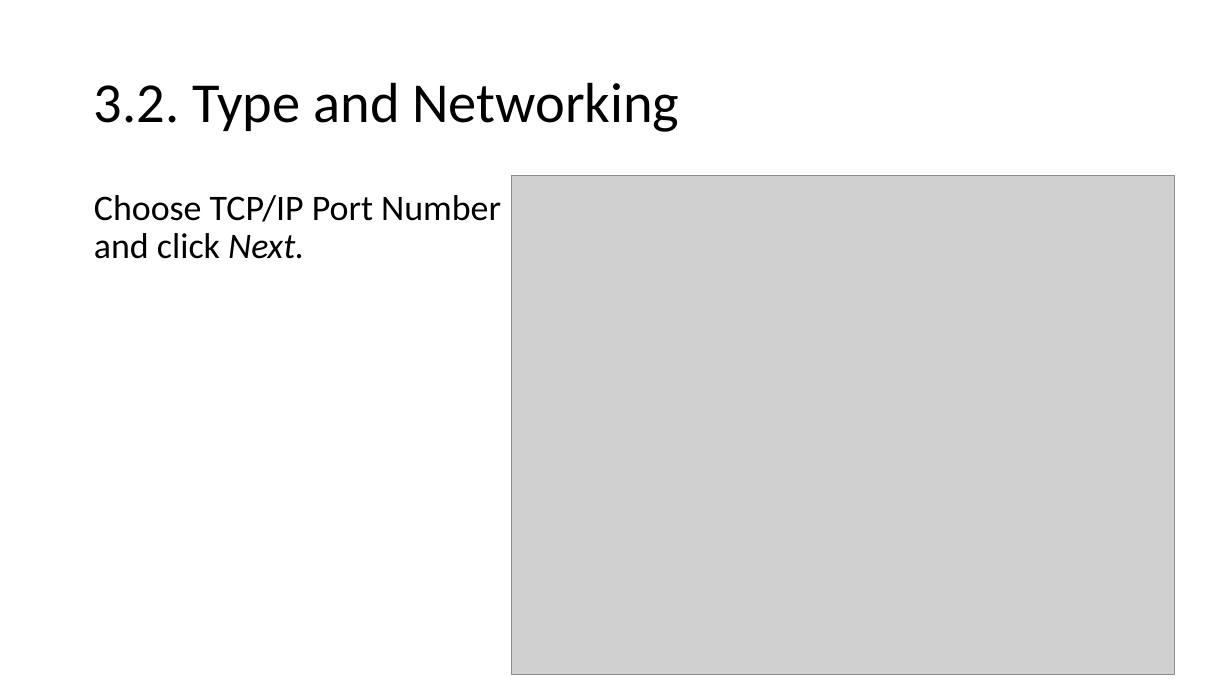
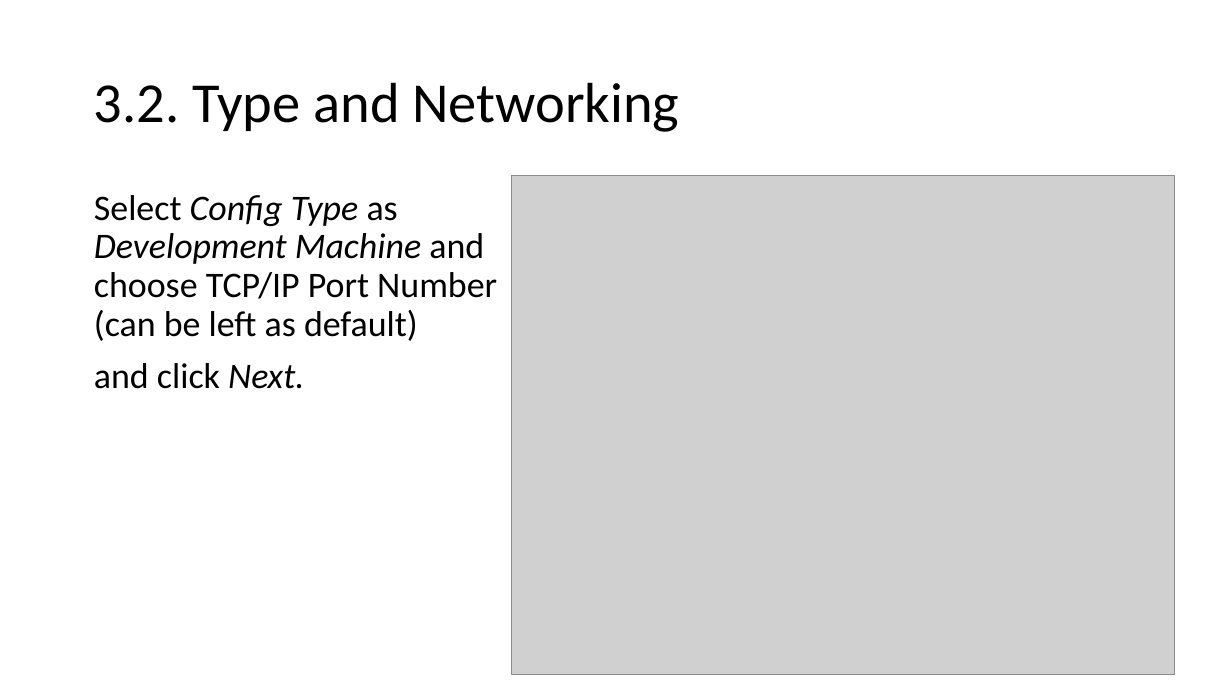
Before and after one commit to aolins/pbc, a slide deck: slide 19 of javadb/resources/Installing MySQL .pptx. Drawn at 1232x693 pixels with LibreOffice and Linux fonts; fonts in the diff are those of the drawing; grey boxes stand for pictures. Boxes give left, top, right and bottom in pixels: in the first picture for what was removed or moved away, otherwise in the second. Text is boxed around its words. In the diff, an @@ line names an element or a change of style, - is before the commit and + after.

```diff
--- a/javadb/resources/Installing MySQL .pptx
+++ b/javadb/resources/Installing MySQL .pptx
@@ text at [94,195,497,389]: text changed @@
-Choose TCP/IP Port Number and click Next.
+Select Config Type as Development Machine and choose TCP/IP Port Number (can be left as default)
+and click Next.
```
Also in this commit, not shown: 12 other slides changed, 1 slide added, 2 slides removed.
